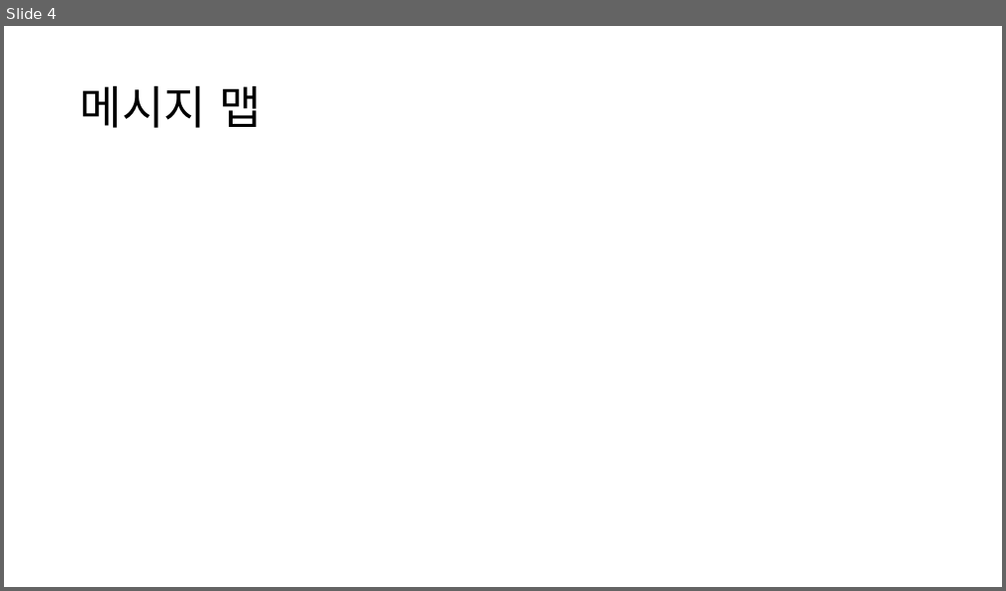
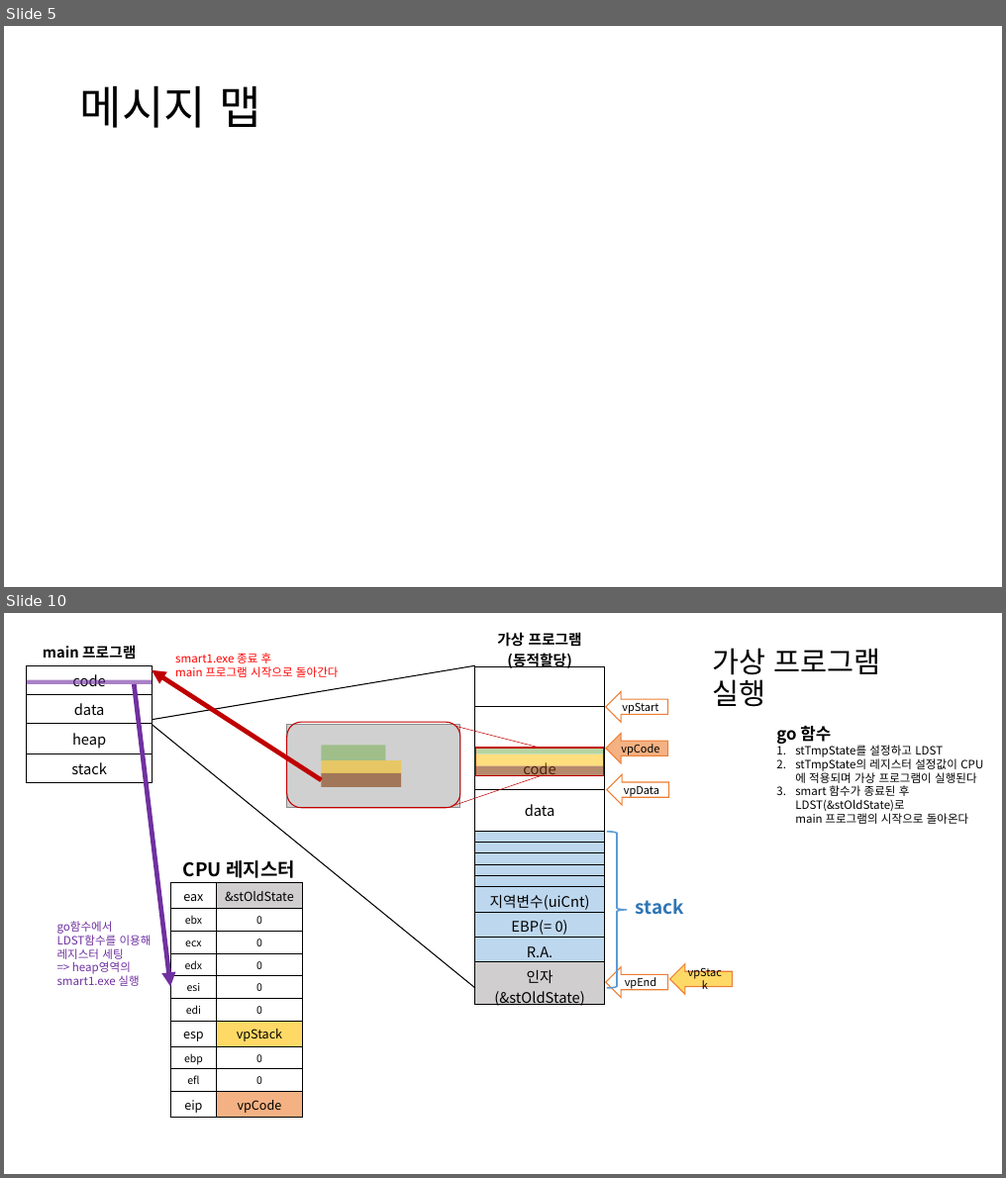
Before and after one commit to NSJ-student/context-switching, a slide deck: document/context switching.pptx. Shown one above the other, each under a label of ours: slide 4 before the commit, slides 5 and 10 after it; the slides between them are not shown. The pictures are 1006x591 and 1006x1178 pixels, drawn with LibreOffice and Linux fonts; fonts in the diff are those of the drawing; grey boxes stand for pictures. Boxes give left, top, right and bottom in pixels: in the first picture for what was removed or moved away, otherwise in the second. Text is boxed around its words. In the diff, an @@ line names an element or a change of style, - is before the commit and + after.

```diff
--- a/document/context switching.pptx
+++ b/document/context switching.pptx
@@ slide 10 added at bbox=[4, 613, 1002, 1174], background #FFFFFF @@
@@ table added at bbox=[27, 637, 152, 778], 5 rows, 1 columns @@
+main 프로그램
+code
+data
+heap
+stack
@@ table added at bbox=[475, 624, 604, 1012], 14 rows, 1 columns @@
+가상 프로그램 / (동적할당)
+
+
+code
+data
+
+
+
+
+
+지역변수(uiCnt)
+EBP(= 0)
+R.A.
+인자(&stOldState)
@@ line added from (152, 719) to (475, 665), #000000 1 pt @@
@@ arrow added from (322, 780) to (152, 670), #C00000 4.5 pt @@
@@ text added at bbox=[175, 653, 339, 677], 11 pt, text #FF0000 @@
+smart1.exe 종료 후
+main 프로그램 시작으로 돌아간다
@@ title added at bbox=[713, 648, 881, 707], 28 pt, text #000000 @@
+가상 프로그램
+실행
@@ rectangle added at bbox=[27, 680, 152, 685], fill #7030A0 at 60% opacity @@
@@ arrow added from (135, 684) to (170, 986), #7030A0 4.5 pt @@
@@ left arrow added at bbox=[606, 691, 668, 722], fill #FFFFFF, outline #ED7D31 1 pt, 10.5 pt, text #000000 @@
+vpStart
@@ line added from (152, 725) to (475, 988), #000000 1 pt @@
@@ rounded rectangle added at bbox=[287, 722, 460, 808], outline #C00000 1 pt @@
@@ line added from (456, 726) to (540, 748), #C00000 0.5 pt @@
@@ text added at bbox=[776, 726, 977, 824], 11 pt, text #000000 @@
+go 함수
+1. stTmpState를 설정하고 LDST
+2. stTmpState의 레지스터 설정값이 CPU에 적용되며 가상 프로그램이 실행된다
+3. smart 함수가 종료된 후 LDST(&stOldState)로
+   main 프로그램의 시작으로 돌아온다
@@ rectangle added at bbox=[475, 755, 604, 766], fill #FFC000 at 51% opacity @@
@@ rectangle added at bbox=[475, 748, 604, 755], fill #70AD47 at 51% opacity @@
@@ rectangle added at bbox=[475, 748, 604, 776], outline #C00000 1 pt @@
@@ left arrow added at bbox=[606, 734, 668, 763], fill #F4B183, outline #ED7D31 1 pt, 10.5 pt, text #000000 @@
+vpCode
@@ group added at bbox=[287, 725, 460, 808]: 3 rectangles, 1 picture @@
@@ line added from (451, 806) to (540, 776), #C00000 0.5 pt @@
@@ rectangle added at bbox=[475, 766, 604, 777], fill #843C0B at 60% opacity @@
@@ left arrow added at bbox=[607, 774, 668, 805], fill #FFFFFF, outline #ED7D31 1 pt, 10.5 pt, text #000000 @@
+vpData
@@ right brace added at bbox=[607, 832, 627, 988], outline #5B9BD5 1.5 pt @@
@@ text added at bbox=[183, 861, 295, 878], 18 pt, text #000000, bold @@
+CPU 레지스터
@@ table added at bbox=[170, 883, 302, 1117], 10 rows, 2 columns @@
+eax | &stOldState
+ebx | 0
+ecx | 0
+edx | 0
+esi | 0
+edi | 0
+esp | vpStack
+ebp | 0
+efl | 0
+eip | vpCode
@@ text added at bbox=[636, 899, 684, 915], 18 pt, text #2E75B6, bold @@
+stack
@@ text added at bbox=[57, 921, 152, 986], 11 pt, text #7030A0 @@
+go함수에서
+LDST함수를 이용해
+레지스터 세팅
+=> heap영역의 smart1.exe 실행
@@ left arrow added at bbox=[606, 967, 668, 997], fill #FFFFFF, outline #ED7D31 1 pt, 10.5 pt, text #000000 @@
+vpEnd
@@ left arrow added at bbox=[670, 964, 733, 994], fill #FFD966, outline #ED7D31 1 pt, 10.5 pt, text #000000 @@
+vpStack
@@ what was slide 4 is now slide 5 @@
```
Also in this commit, not shown: 2 slides changed, 6 other slides added, 2 slides removed, 1 other file.
